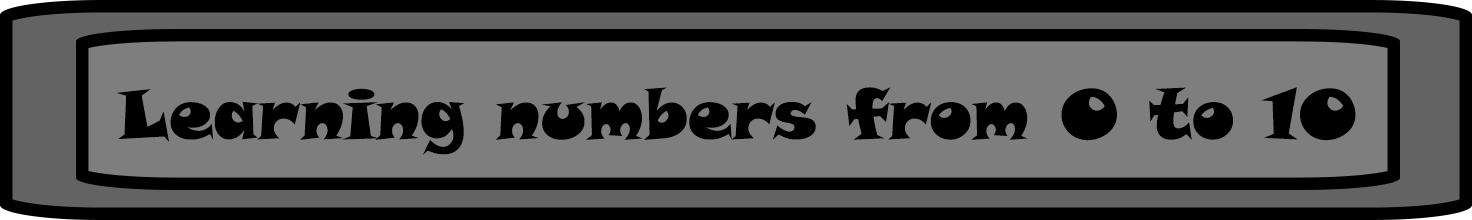
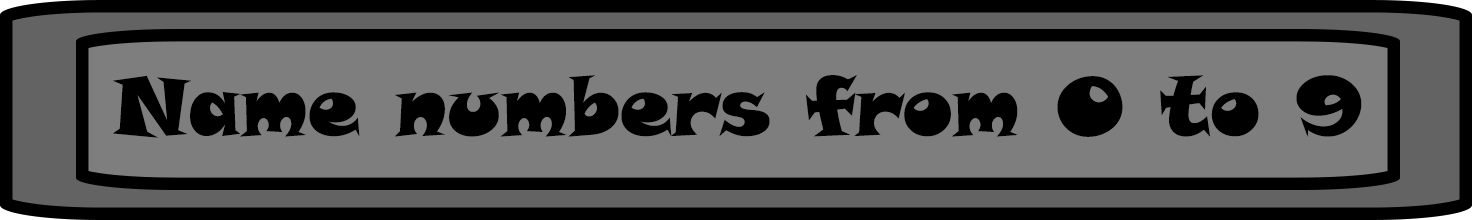
The second 1472px x 220px image is a revision of the first. Changes to its layers:
renamed "Learning numbers from 0 to 10" to "Name numbers from 0 to 9", painted on it over [113, 75, 1362, 155]
